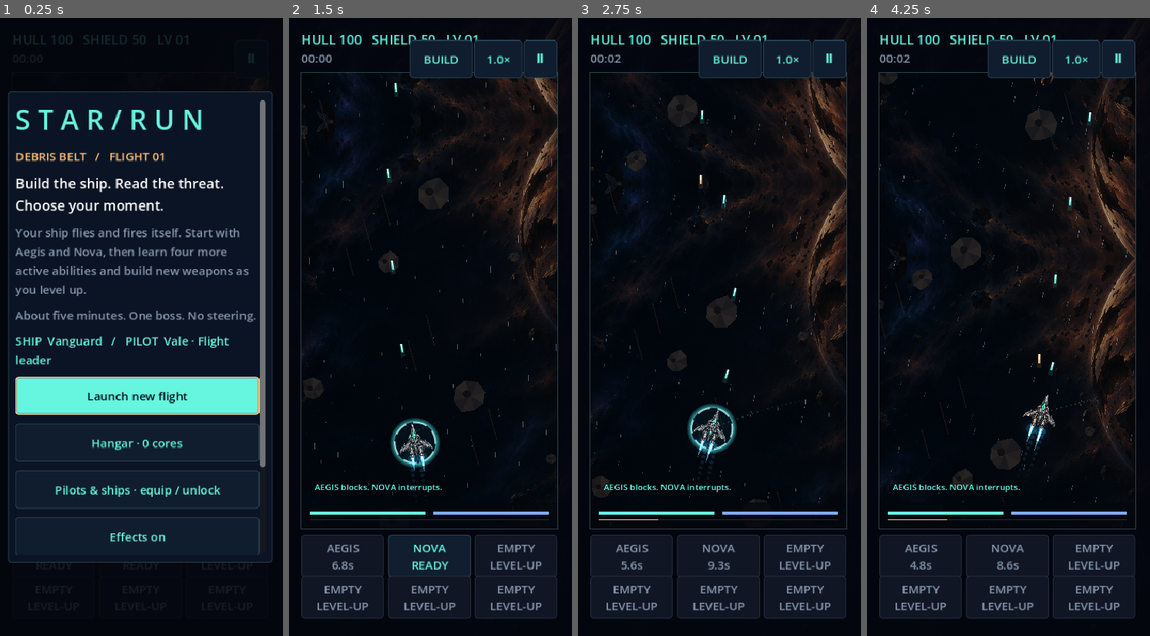
Above: before the commit, frames 1-4 (left to right).
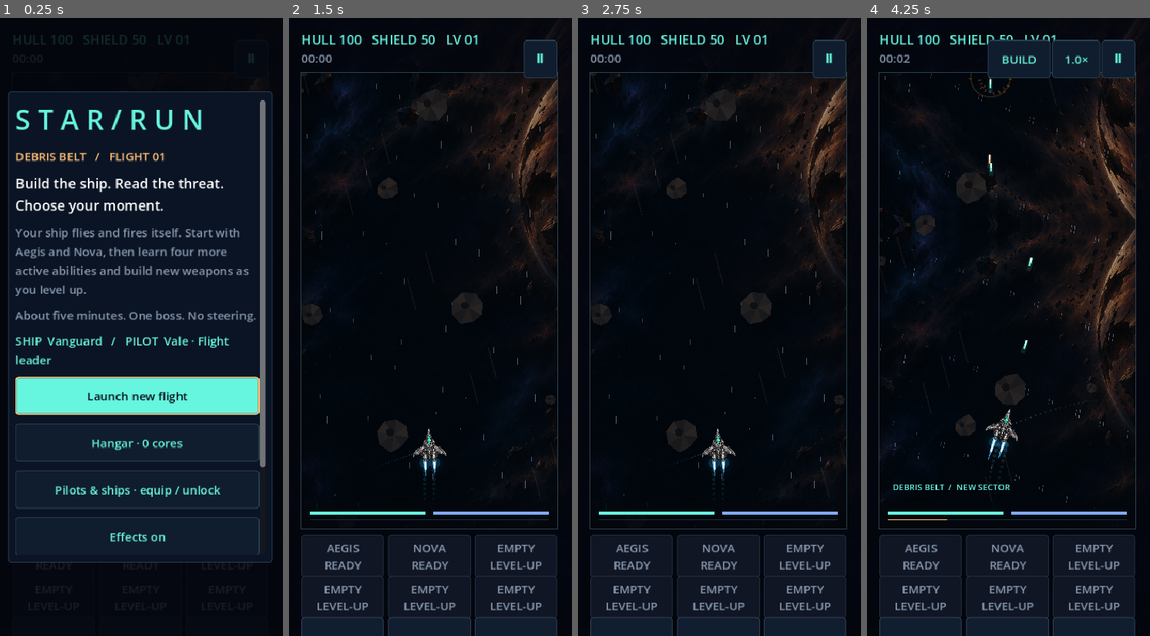
Above: after the commit, the same moments.

Repository: killjoy00/StarRun
Game: Godot game, scene res://scenes/main.tscn
The game is run twice, just before and just after one commit, with the same random seed, the same clock (stepped at 60 frames per second) and the same inputs.
Inputs (mouse positions are in pixels of both pictures, inside the frame that each line leads up to):
- Up to frame 1 (0.25 s): no input
- Up to frame 2 (1.5 s): click "Launch new flight" at 0.5 s; click (342, 555) at 1.25 s, where only the run before the commit has a clickable "AEGIS READY"
- Up to frame 3 (2.75 s): click (719, 555) at 2 s, where only the run before the commit has a clickable "NOVA READY"
- Up to frame 4 (4.25 s): click "Ⅱ" at 2.75 s; click "Continue flight" at 3.5 s

The runs differ from the first frame. In frame 2, 12% of the frame differs, in the area x 4-95%, y 3-100%; in frame 3, 13%; in frame 4, 12%.
Error after the commit: Invalid access to property or key 'flak' on a base object of type 'Dictionary'. (res://scripts/main.gd:400)

Commit message:
Define 20-ability roster, four active slots, ship signatures and difficulty rewards

Diff:
--- a/scripts/catalog.gd
+++ b/scripts/catalog.gd
@@ -1,6 +1,9 @@
 extends RefCounted
-## One catalog drives prices, refunds, migration and the Hangar UI.
-const ABILITIES := ["aegis", "nova", "barrage", "overdrive", "chrono", "mend"]
+## One catalog drives prices, refunds, unlockable actives, and the Hangar UI.
+const ACTIVE_SLOTS := 4
+const DIFFICULTIES := ["normal", "hard", "insane"]
+const REWARD_MULTIPLIERS := {"normal": 1.0, "hard": 1.75, "insane": 2.5}
+const ABILITIES := ["aegis", "nova", "barrage", "overdrive", "chrono", "mend", "flak", "emp", "deflector", "strike", "prism", "barrier", "capacitor", "focus", "decoy", "jammer", "siphon", "overload", "reboot", "salvage"]
 
 # These unlocks are permanent profile purchases, independent of refundable Hangar ranks.
 const PILOTS := [
@@ -12,12 +15,12 @@
 	{"id":"tactician", "name":"Nyx · Tactician", "cost":75, "description":"15% shorter ability cooldowns and one free card reroll.", "trait":"BATTLE PLAN"}
 ]
 const SHIPS := [
-	{"id":"vanguard", "name":"Vanguard", "cost":0, "description":"Balanced guns and shields. Starts with Pulse Cannon and Seeker Pods.", "hull":100, "shield":50, "pulse":1, "seeker":1, "arc":0, "mend":0, "movement":1.0, "fire_rate":1.0},
-	{"id":"kestrel", "name":"Kestrel · Interceptor", "cost":45, "description":"25% quicker firing, sharper autopilot turns. Twin Pulse start; fragile defenses.", "hull":70, "shield":30, "pulse":2, "seeker":0, "arc":0, "mend":0, "movement":1.30, "fire_rate":1.25},
-	{"id":"bulwark", "name":"Bulwark · Fortress", "cost":50, "description":"Massive hull, heavy shields, inherent armor; wide, slower flight path. Pulse only.", "hull":160, "shield":80, "pulse":1, "seeker":0, "arc":0, "mend":0, "movement":0.75, "fire_rate":0.90},
-	{"id":"wraith", "name":"Wraith · Missile boat", "cost":65, "description":"No Pulse Cannon at launch. Double seeker pods with 35% harder-hitting ordnance.", "hull":85, "shield":40, "pulse":0, "seeker":2, "arc":0, "mend":0, "movement":1.12, "fire_rate":1.0},
-	{"id":"arcwing", "name":"Arcwing · Chain fighter", "cost":75, "description":"Starts with Arc Coil instead of Seekers. Lightning chains are 30% stronger.", "hull":80, "shield":45, "pulse":1, "seeker":0, "arc":1, "mend":0, "movement":1.18, "fire_rate":1.05},
-	{"id":"haven", "name":"Haven · Support carrier", "cost":90, "description":"Starts with Repair Drones, Seekers and extra shielding, but no Pulse Cannon.", "hull":115, "shield":65, "pulse":0, "seeker":1, "arc":0, "mend":1, "movement":0.87, "fire_rate":0.95}
+	{"id":"vanguard", "signature":"aegis", "name":"Vanguard", "cost":0, "description":"Balanced guns and shields. Starts with Pulse Cannon and Seeker Pods.", "hull":100, "shield":50, "pulse":1, "seeker":1, "arc":0, "mend":0, "movement":1.0, "fire_rate":1.0},
+	{"id":"kestrel", "signature":"overdrive", "name":"Kestrel · Interceptor", "cost":45, "description":"25% quicker firing, sharper autopilot turns. Twin Pulse start; fragile defenses.", "hull":70, "shield":30, "pulse":2, "seeker":0, "arc":0, "mend":0, "movement":1.30, "fire_rate":1.25},
+	{"id":"bulwark", "signature":"aegis", "name":"Bulwark · Fortress", "cost":50, "description":"Massive hull, heavy shields, inherent armor; wide, slower flight path. Pulse only.", "hull":160, "shield":80, "pulse":1, "seeker":0, "arc":0, "mend":0, "movement":0.75, "fire_rate":0.90},
+	{"id":"wraith", "signature":"barrage", "name":"Wraith · Missile boat", "cost":65, "description":"No Pulse Cannon at launch. Double seeker pods with 35% harder-hitting ordnance.", "hull":85, "shield":40, "pulse":0, "seeker":2, "arc":0, "mend":0, "movement":1.12, "fire_rate":1.0},
+	{"id":"arcwing", "signature":"nova", "name":"Arcwing · Chain fighter", "cost":75, "description":"Starts with Arc Coil instead of Seekers. Lightning chains are 30% stronger.", "hull":80, "shield":45, "pulse":1, "seeker":0, "arc":1, "mend":0, "movement":1.18, "fire_rate":1.05},
+	{"id":"haven", "signature":"mend", "name":"Haven · Support carrier", "cost":90, "description":"Starts with Repair Drones, Seekers and extra shielding, but no Pulse Cannon.", "hull":115, "shield":65, "pulse":0, "seeker":1, "arc":0, "mend":1, "movement":0.87, "fire_rate":0.95}
 ]
 
 const GROUPS := ["Hull", "Weapons", "Abilities", "Tactics", "Salvage"]
